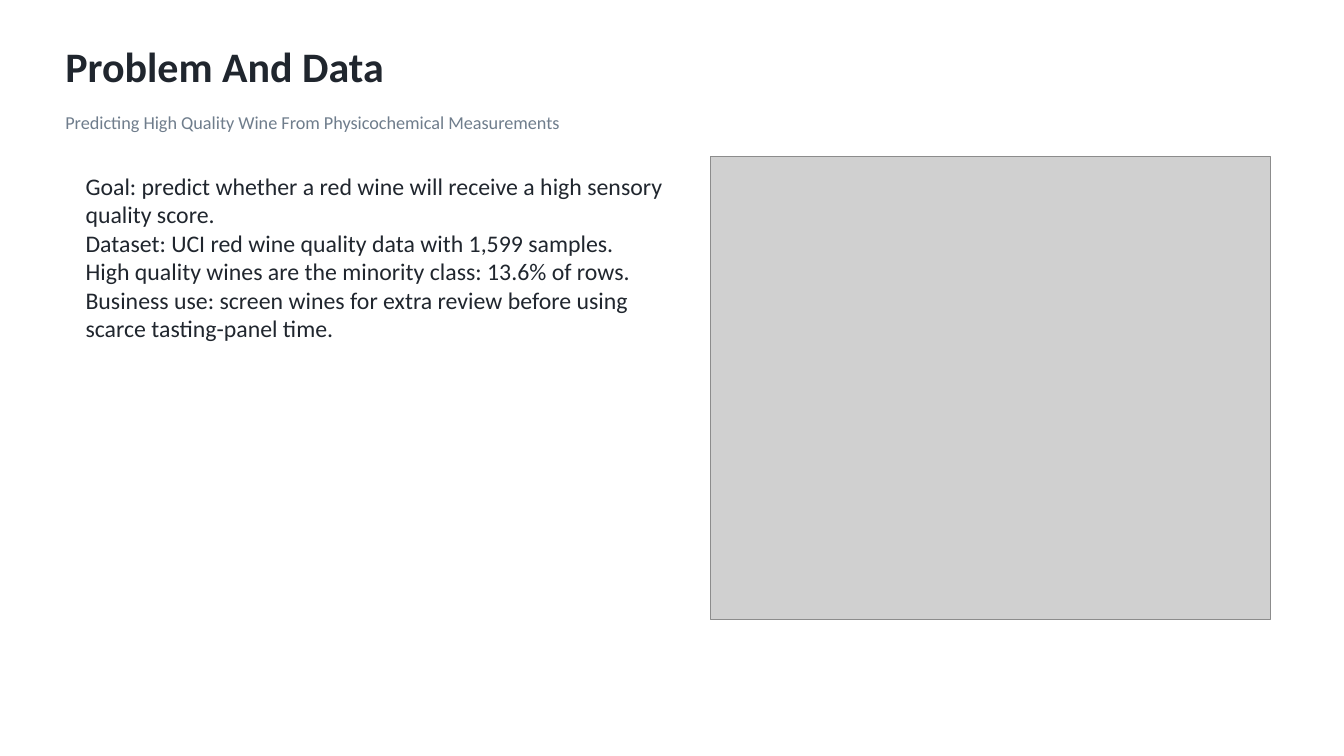
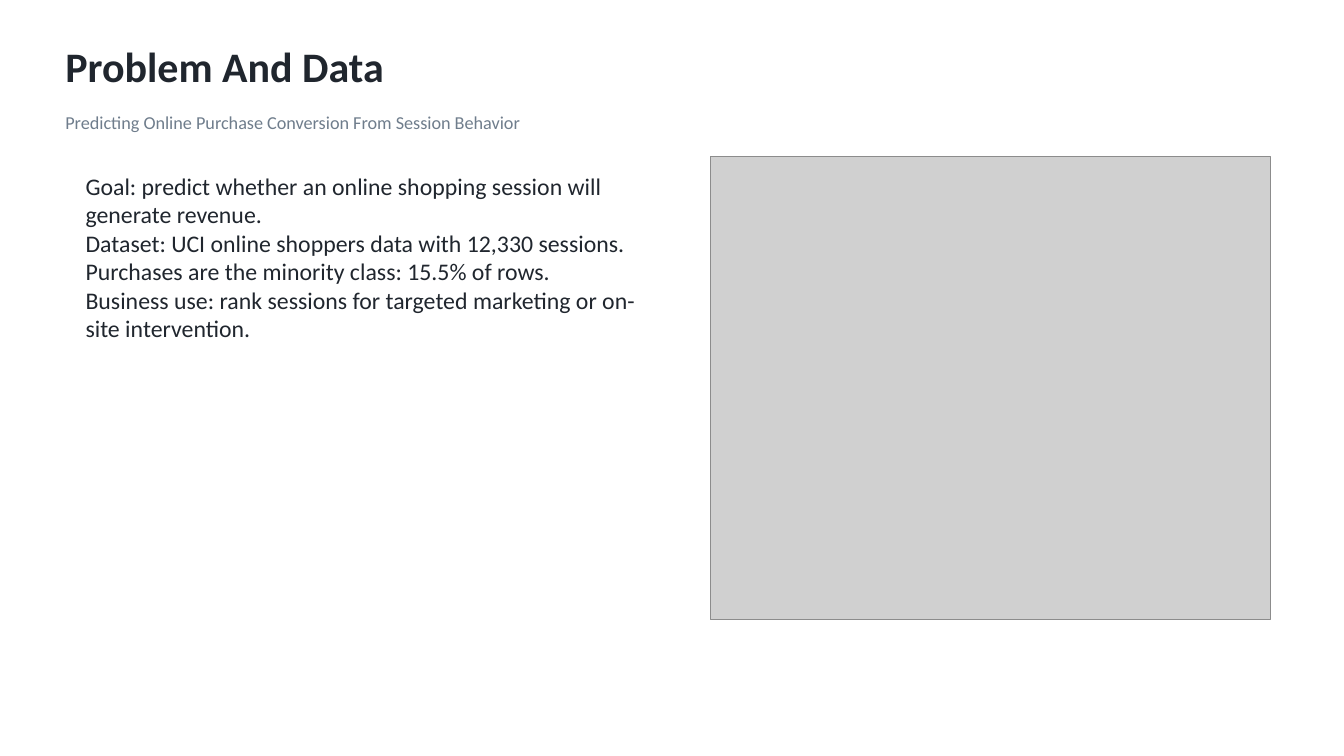
Before and after one commit to nikitarogers333/ads-predictive-modeling-final, a slide deck: slide 1 of Executive_Summary-Team1.pptx. Drawn at 1344x756 pixels with LibreOffice and Linux fonts; fonts in the diff are those of the drawing; grey boxes stand for pictures. Boxes give left, top, right and bottom in pixels: in the first picture for what was removed or moved away, otherwise in the second. Text is boxed around its words. In the diff, an @@ line names an element or a change of style, - is before the commit and + after.

Commit message:
Replace wine dataset with online shoppers conversion project

```diff
--- a/Executive_Summary-Team1.pptx
+++ b/Executive_Summary-Team1.pptx
@@ text at box(65, 116, 520, 132): text changed @@
-Predicting High Quality Wine From Physicochemical Measurements
+Predicting Online Purchase Conversion From Session Behavior
@@ text at box(86, 178, 634, 337): text changed @@
-Goal: predict whether a red wine will receive a high sensory quality score.
-Dataset: UCI red wine quality data with 1,599 samples.
-High quality wines are the minority class: 13.6% of rows.
-Business use: screen wines for extra review before using scarce tasting-panel time.
+Goal: predict whether an online shopping session will generate revenue.
+Dataset: UCI online shoppers data with 12,330 sessions.
+Purchases are the minority class: 15.5% of rows.
+Business use: rank sessions for targeted marketing or on-site intervention.
```
Also in this commit, not shown: 4 other slides changed, 38 other files.
